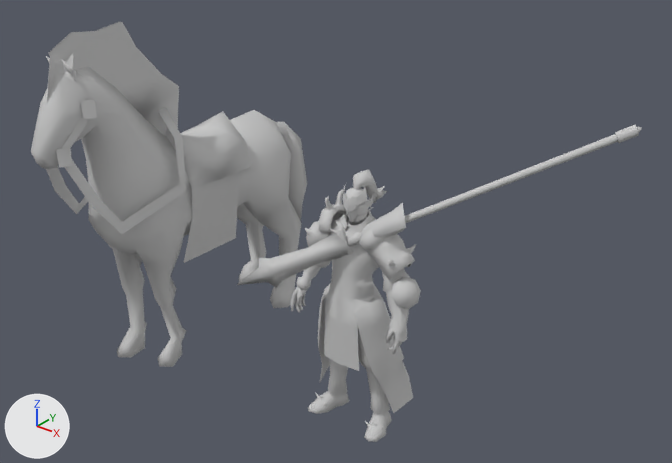
What one commit did to the FBX model Assets/_Project/ArtAssets/Models/Chars/Monster/4006/Monster_4006_FBX.FBX.
Before and after are seen from a 50 mm camera at (3.43, -4.51, 4.27) aimed at (-0.34, 0.21, 1.35). Arrows for +X, +Y and +Z are at lower left; the lights stay in place. Where no turn or scale is listed for an object, it has been applied to the vertices. Vertices at the same position are counted once.

The first picture shows 'S7_boss_zhongjiachangqiang_er', 'S7_boss_zhongjiachangqiang_ma', 'S7_boss_zhongjiachangqiang_wq'.
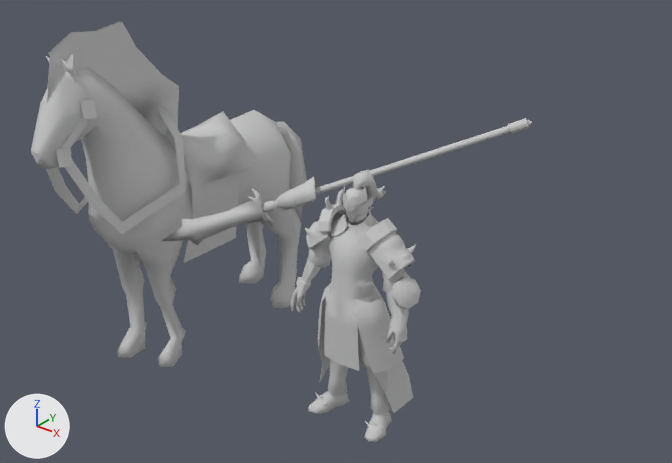
The newer file is also turned or shifted as a whole; pictures and numbers use the older file's frame.

Location of each change, (x1, y1, x2, y2) in pixels of the pictures (672 x 463 px):
'S7_boss_zhongjiachangqiang_wq', reshaped (8% narrower, 21% shorter)
    before: (237, 125, 642, 287)
    after: (161, 118, 532, 245)

Diff of the bpy script that builds the scene:
```diff
--- a/Assets/_Project/ArtAssets/Models/Chars/Monster/4006/Monster_4006_FBX.FBX.py
+++ b/Assets/_Project/ArtAssets/Models/Chars/Monster/4006/Monster_4006_FBX.FBX.py
@@ me_mesh_002 @@
 me_mesh_002.from_pydata(...)  # 81 vertices, 144 faces; spans x -1.09..0.97, y -0.82..0.74, z -0.63..0.57
 # used by ob_s7_boss_zhongjiachangqiang_wq; location = (0.52, 0.224, 1.785)
+# me_mesh_002 part 1: the whole mesh is multiplied about its middle by the matrix ((0.995, -0.005, 0.104), (0.009, 0.999, -0.035), (-0.103, 0.036, 0.994)), then moved by (-0.84, 0.11, -0.07)
 me_mesh_002.materials.append(mat_material__3)
```
